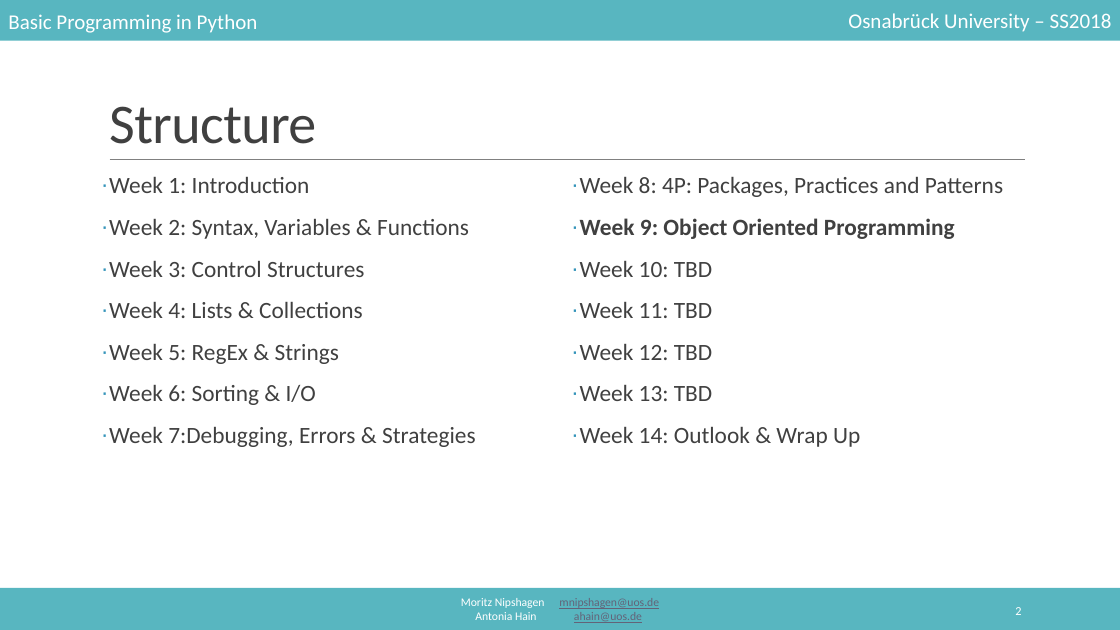
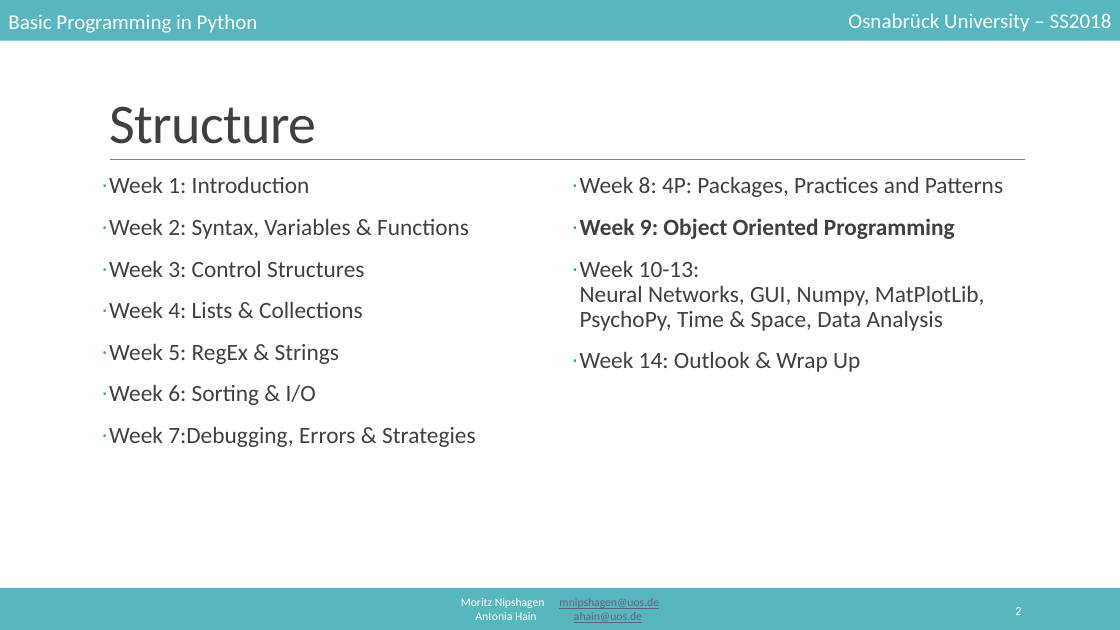
Before and after one commit to mnipshagen/monty, a slide deck: slide 2 of 2018/09/09_OOP.pptx. Drawn at 1120x630 pixels with LibreOffice and Linux fonts; fonts in the diff are those of the drawing. Boxes give left, top, right and bottom in pixels: in the first picture for what was removed or moved away, otherwise in the second. Text is boxed around its words. In the diff, an @@ line names an element or a change of style, - is before the commit and + after.

```diff
--- a/2018/09/09_OOP.pptx
+++ b/2018/09/09_OOP.pptx
@@ text at bbox=[580, 261, 985, 331]: text changed @@
-· Week 10: TBD
-· Week 11: TBD
-· Week 12: TBD
-· Week 13: TBD
+· Week 10-13:
+  Neural Networks, GUI, Numpy, MatPlotLib, PsychoPy, Time & Space, Data Analysis
```
Also in this commit, not shown: 1 other slide changed, 43 slides added, 10 other files.
